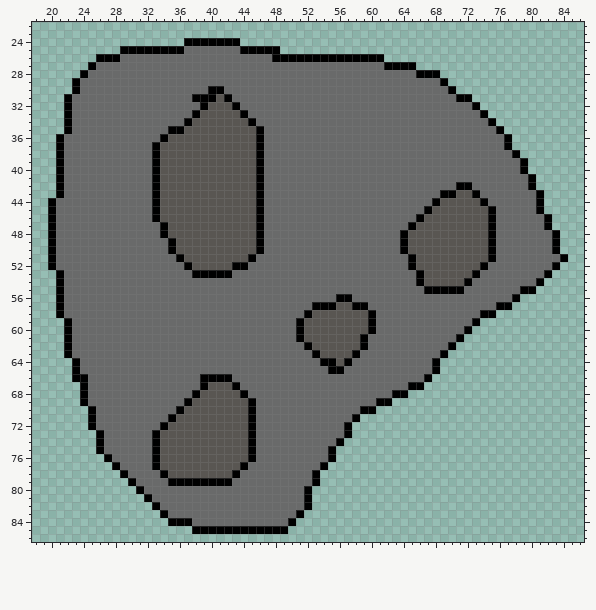
Edited in one commit: pixel-art file (QuintoP7SpriteFlight/Assets/Sprites/Asteriod 1.aseprite). The picture above is the old version.
96x96 pixels, 1 frame. Shown: x 18..86, y 22..86.
The same view after the edit:
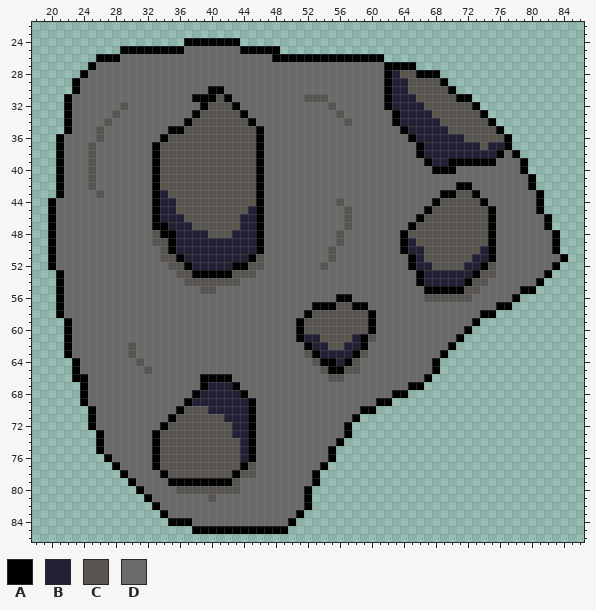
Palette (. is transparent): A #000000  B #222034  C #595652  D #696a6a
Edits made:
y 28: x 62..65 DDDD -> ABCC
y 29: x 62..68 DDDDDDD -> ABBCCCC
y 30: x 62..69 DDDDDDDD -> ABBCCCCC
y 31: x 52..54 DDD -> CCC; x 62..70 DDDDDDDDD -> ABBBCCCCC
y 32: x 29 D -> C; x 55 D -> C; x 62..72 DDDDDDDDDDD -> ABBBBCCCCCC
y 33: x 28 D -> C; x 56 D -> C; x 63..73 DDDDDDDDDDD -> ABBBBCCCCCC
y 34: x 27 D -> C; x 57 D -> C; x 63..74 DDDDDDDDDDDD -> ABBBBBCCCCCC
y 35: x 26 D -> C; x 64..75 DDDDDDDDDDDD -> ABBBBBCCCCCC
y 36: x 26 D -> C; x 65..76 DDDDDDDDDDDD -> ABBBBBBCCCCC
y 37: x 25 D -> C; x 66..76 DDDDDDDDDDD -> ABBBBBBBCBB
y 38: x 25 D -> C; x 66..76 DDDDDDDDDDD -> ABBBBBBBBBA
y 39: x 25 D -> C; x 67..75 DDDDDDDDD -> ABBAAAAAA
y 40: x 25 D -> C; x 68..70 DDD -> AAA
y 41..42: x 25 D -> C
y 43: x 26 D -> C; x 34 C -> B
y 44: x 34..35 CC -> BB; x 56 D -> C
y 45: x 34..35 CC -> BB; x 45 C -> B; x 57 D -> C
y 46: x 34..36 CCC -> BBB; x 44..45 CC -> BB; x 57 D -> C
y 47: x 33 D -> A; x 35..37 CCC -> BBB; x 44..45 CC -> BB; x 57 D -> C
y 48: x 33 D -> C; x 35..39 CCCCC -> ABBBB; x 43..45 CCC -> BBB; x 56 D -> C
y 49: x 33..34 DD -> CC; x 36..45 CCCCCCCCCC -> BBBBBBBBBB; x 56 D -> C; x 65 C -> B
y 50: x 34 D -> C; x 36..45 CCCCCCCCCC -> BBBBBBBBBB; x 55 D -> C; x 65..66 CC -> BB; x 74 C -> B
y 51: x 34..35 DD -> CC; x 37..44 CCCCCCCC -> BBBBBBBB; x 46 D -> C; x 55 D -> C; x 66 C -> B; x 73..74 CC -> BB
y 52: x 35..36 DD -> CC; x 38..42 CCCCC -> BBBBB; x 45..46 DD -> CC; x 54 D -> C; x 66..67 CC -> BB; x 72..73 CC -> BB; x 75 D -> C
y 53: x 36..37 DD -> CC; x 43..45 DDD -> CCC; x 67..72 CCCCCC -> BBBBBB; x 74..75 DD -> CC
y 54: x 37..43 DDDDDDD -> CCCCCCC; x 67..71 CCCCC -> BBBBB; x 73..74 DD -> CC
y 55: x 39..40 DD -> CC; x 72..73 DD -> CC
y 56: x 67..72 DDDDDD -> CCCCCC
y 61: x 52..53 CC -> BB; x 58 C -> B; x 60 D -> C
y 62: x 30 D -> C; x 53..54 CC -> BB; x 57..58 CC -> BB
y 63: x 30 D -> C; x 52 D -> C; x 54..57 CCCC -> BBBB; x 59 D -> C
y 64: x 31 D -> C; x 53 D -> C; x 56 C -> B; x 58 D -> C
y 65: x 32 D -> C; x 54 D -> C; x 57..58 DD -> CC
y 66: x 55..56 DD -> CC
y 67: x 40..42 CCC -> BBB
y 68: x 39..43 CCCCC -> BBBBB
y 69: x 38..44 CCCCCCC -> BBBBBBB
y 70: x 40..44 CCCCC -> BBBBB
y 71: x 42..44 CCC -> BBB
y 72..73: x 43..44 CC -> BB
y 74..76: x 44 C -> B
y 77: x 45 D -> C
y 78: x 44..45 DD -> CC
y 79: x 43 D -> C
y 80: x 36..43 DDDDDDDD -> CCCCCCCC
y 81: x 40 D -> C
